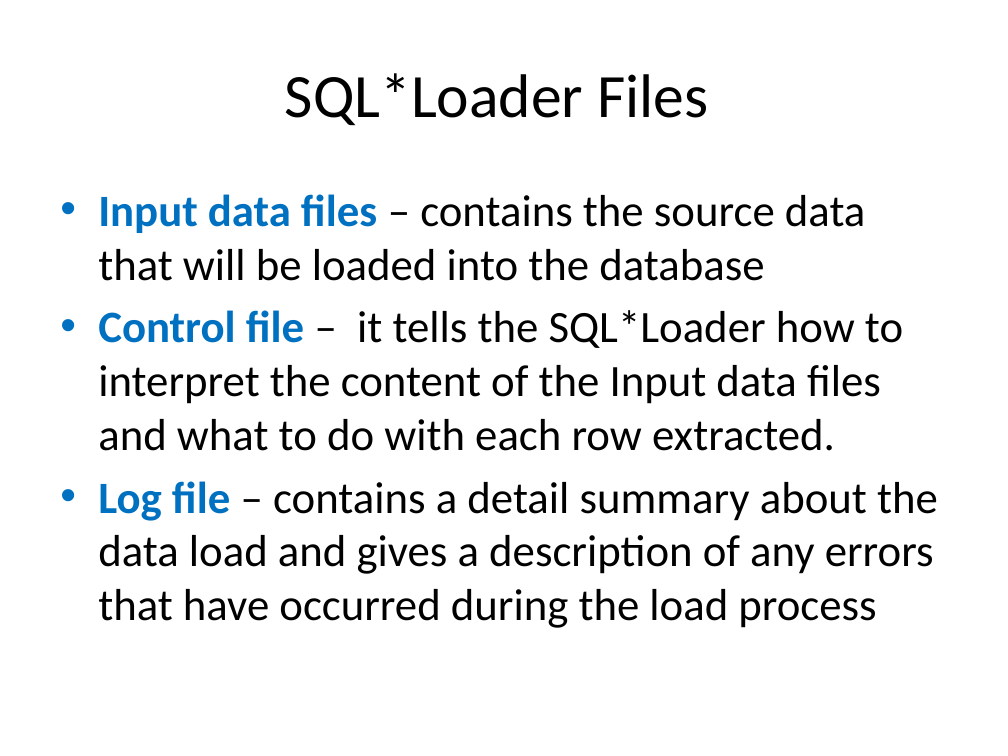
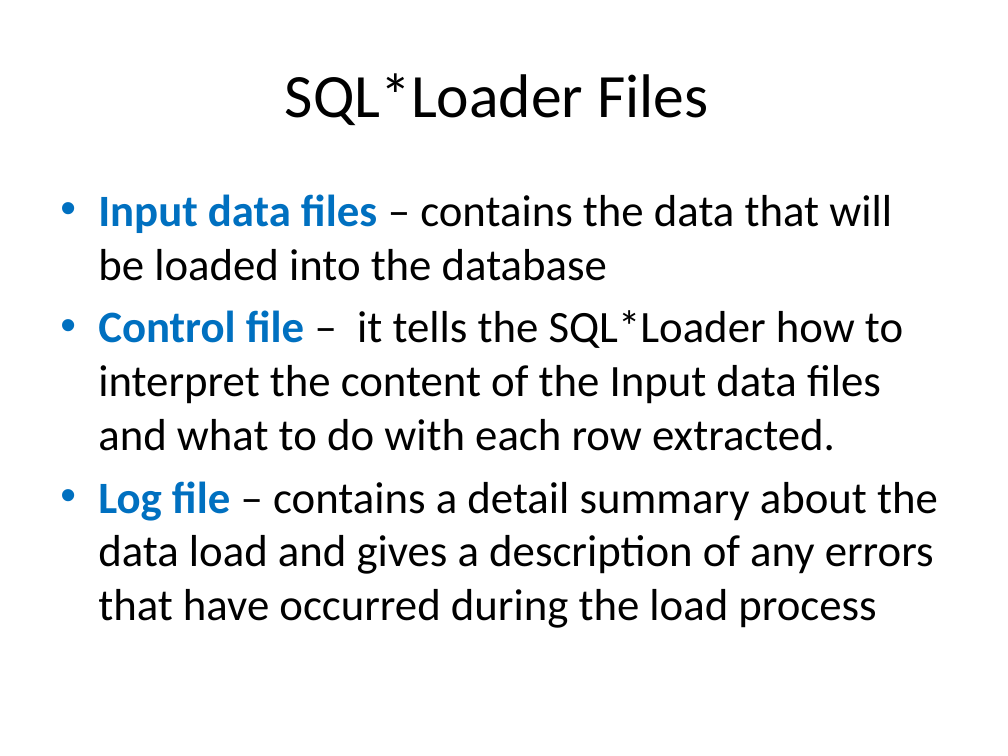
Before and after one commit to dottie333/dorothybox, a slide deck: slide 6 of SQLLDR/SQL_loader_simplified.pptx. Drawn at 1008x756 pixels with LibreOffice and Linux fonts; fonts in the diff are those of the drawing. Boxes give left, top, right and bottom in pixels: in the first picture for what was removed or moved away, otherwise in the second. Text is boxed around its words. In the diff, an @@ line names an element or a change of style, - is before the commit and + after.

Commit message:
SQL_Loader_Oracle10c

```diff
--- a/SQLLDR/SQL_loader_simplified.pptx
+++ b/SQLLDR/SQL_loader_simplified.pptx
@@ text at (x1=98, y1=194, x2=892, y2=281): text changed @@
-• Input data files – contains the source data that will be loaded into the database
+• Input data files – contains the data that will be loaded into the database
```
Also in this commit, not shown: 2 other slides changed, 1 slide removed.
